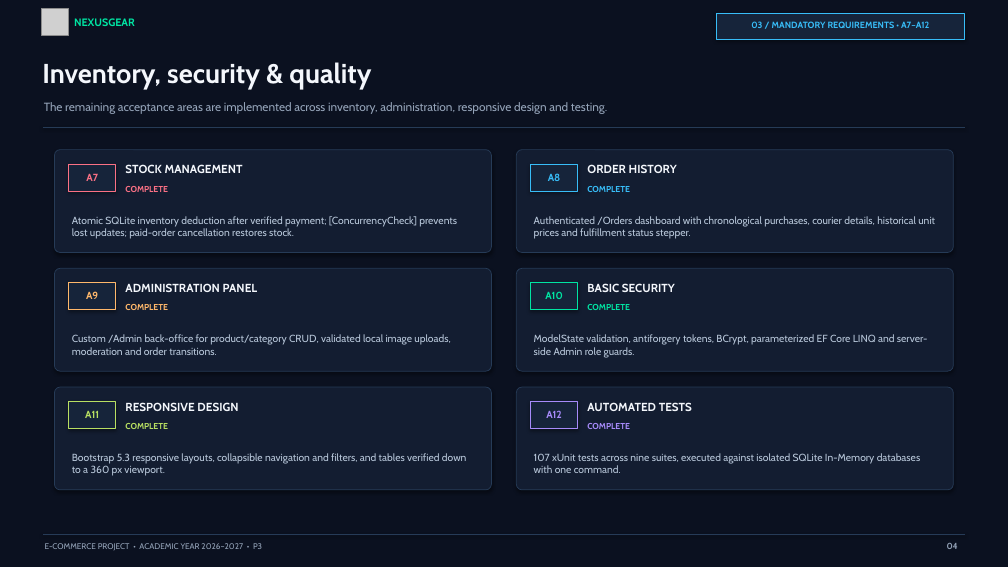
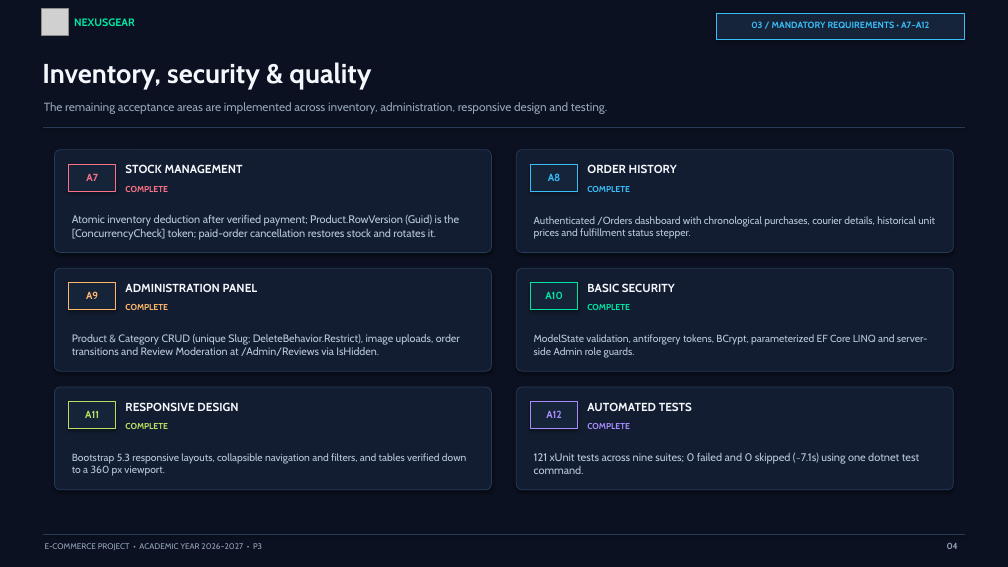
Before and after one commit to AlexandruCristianGeorgeSerban/NexusGear, a slide deck: slide 4 of Presentations/P3/NexusGear_P3_Presentation_Final.pptx. Drawn at 1008x567 pixels with LibreOffice and Linux fonts; fonts in the diff are those of the drawing; grey boxes stand for pictures. Boxes give left, top, right and bottom in pixels: in the first picture for what was removed or moved away, otherwise in the second. Text is boxed around its words. In the diff, an @@ line names an element or a change of style, - is before the commit and + after.

Commit message:
docs(p3): finalize P3 presentation deck, comprehensive technical report, and test metrics
- Synchronize P3 slide deck with Retrospective slide, real test file breakdown (121 tests), and architecture naming
- Update final technical report with Category CRUD, Review Moderation, Stripe declined simulation, and 50/50 team retrospective
- Update README.md with streamlined 4-command quick start, 121 xUnit test metrics, and Stage 3 AI disclosure

```diff
--- a/Presentations/P3/NexusGear_P3_Presentation_Final.pptx
+++ b/Presentations/P3/NexusGear_P3_Presentation_Final.pptx
@@ text at bbox=[72, 214, 459, 239]: text changed; size 9.8 to 10.5 pt @@
-Atomic SQLite inventory deduction after verified payment; [ConcurrencyCheck] prevents lost updates; paid-order cancellation restores stock.
+Atomic inventory deduction after verified payment; Product.RowVersion (Guid) is the [ConcurrencyCheck] token; paid-order cancellation restores stock and rotates it.
@@ text at bbox=[72, 334, 460, 356]: text changed; size 9.8 to 10.2 pt @@
-Custom /Admin back-office for product/category CRUD, validated local image uploads, moderation and order transitions.
+Product & Category CRUD (unique Slug; DeleteBehavior.Restrict), image uploads, order transitions and Review Moderation at /Admin/Reviews via IsHidden.
@@ text at bbox=[534, 453, 919, 474]: text changed; size 9.8 to 10.5 pt @@
-107 xUnit tests across nine suites, executed against isolated SQLite In-Memory databases with one command.
+121 xUnit tests across nine suites; 0 failed and 0 skipped (~7.1s) using one dotnet test command.
```
Also in this commit, not shown: 8 other slides changed, 2 slides added, 2 slides removed, 4 other files.
